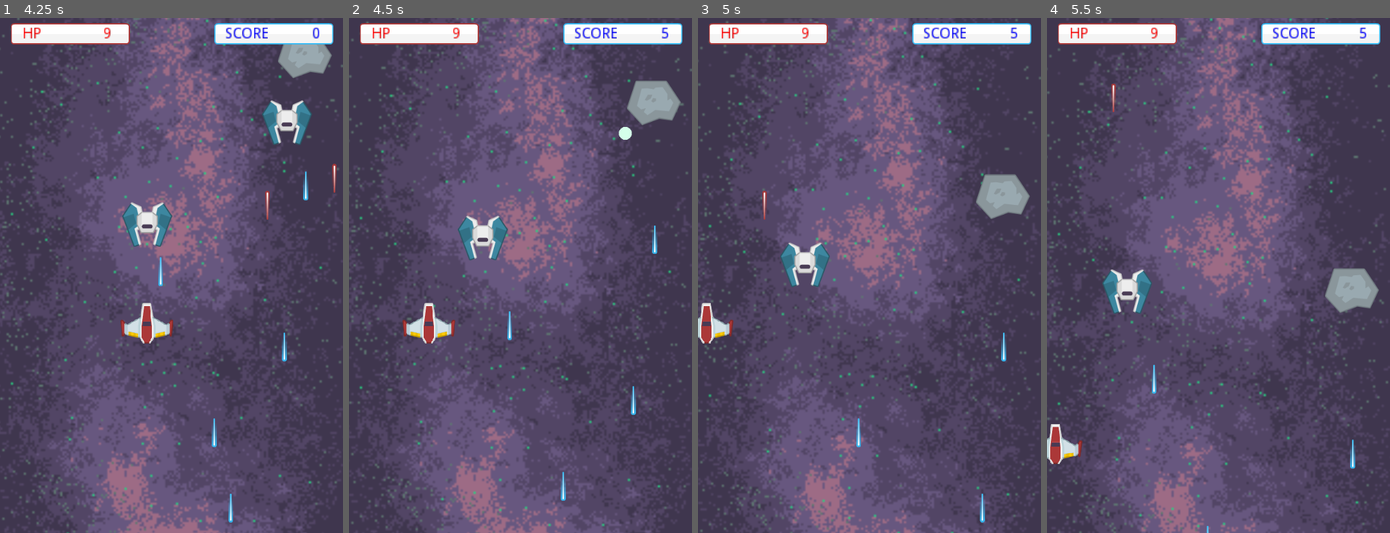
Above: before the commit, frames 1-4 (left to right).
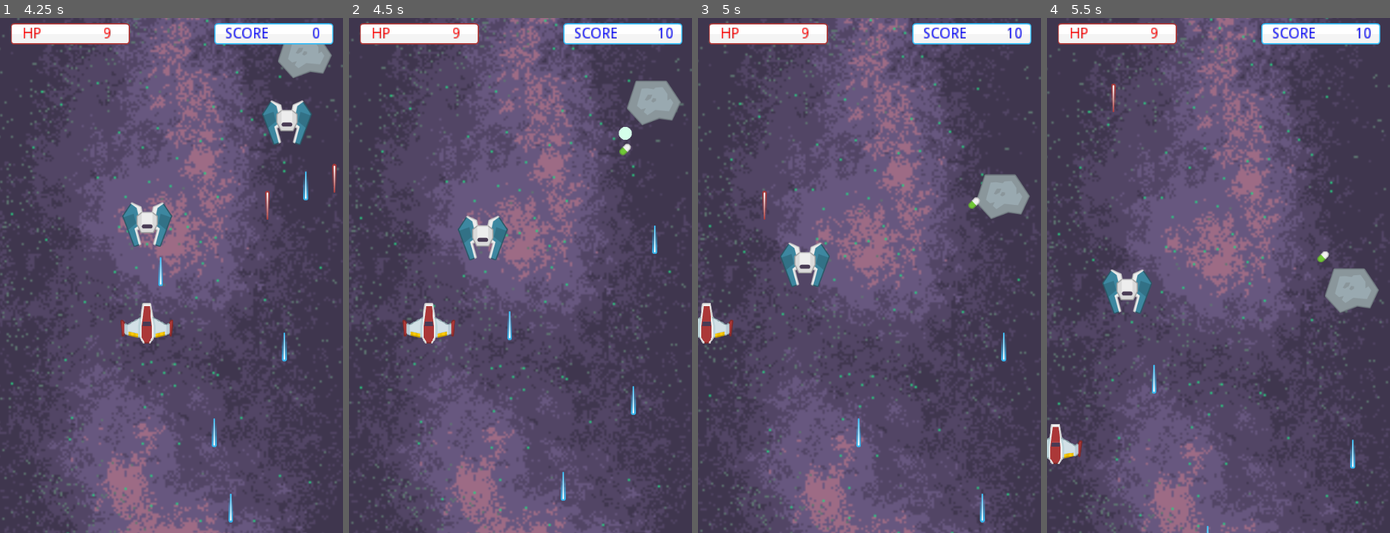
Above: after the commit, the same moments.

Repository: yang-official/super-secret-star-project
Game: Godot game, scene res://levels/demo_level.tscn
Same seed, same stepped clock (60 frames per second), same inputs: the game is played once before the commit and once after it. The project has no main scene, so this scene is started directly.
Inputs (mouse positions are in pixels of both pictures, inside the frame that each line leads up to):
- Up to frame 1 (4.25 s): tap Enter at 0.5 s; move the mouse to (246, 249) at 0.52 s; hold Right (ui_right) 0.53-1.28 s; tap Space at 0.77, 1.52, 3.02, 3.77 s; move the mouse to (102, 301) at 1.27 s; hold Down (ui_down) 1.28-2.03 s; move the mouse to (205, 162) at 2.02 s; hold Right (ui_right) 2.03-2.78 s; move the mouse to (154, 378) at 2.77 s; hold Up (ui_up) 2.78-3.53 s; move the mouse to (274, 352) at 3.52 s; hold Left (ui_left) from 3.53 s (still down)
- Up to frame 2 (4.5 s): keep holding Left (ui_left); move the mouse to (417, 198) at 4.27 s
- Up to frame 3 (5 s): keep holding Left (ui_left); tap Space at 4.52 s
- Up to frame 4 (5.5 s): move the mouse to (1235, 275) at 5.02 s; release Left (ui_left) at 5.03 s; hold Down (ui_down) from 5.03 s (still down)

Frame 1 is identical in both runs. In frame 2, 0.1% of the frame differs, in the area x 78-95%, y 1-27%; in frame 3, 0.1%; in frame 4, 0.1%.

Commit message:
fixed drops

Diff:
--- a/entities/enemy/Drone.gd
+++ b/entities/enemy/Drone.gd
@@ -1,11 +1,13 @@
 # Drone
 # Handles behavior of simple drone enemy
-
 extends "res://entities/enemy/Enemy.gd"
 
 const laser_drone = preload("res://entities/gun/laser_drone.tscn")
 var can_shoot = true
 var view_size = get_viewport_rect().size
+const drops = [
+	preload("res://entities/powerups/powerup_hp.tscn")
+]
 
 func _ready():
 	pass
@@ -18,6 +20,15 @@
 		velocity.x = -velocity.x
 	if can_shoot:
 		shoot()
+
+func set_HP(new_value):
+	HP = new_value
+	if HP <= 0:
+		create_explosion()
+		get_node("/root/demo_level/HUD/score").score += 10
+		spawn_drop()
+		queue_free()
+	pass
 
 func shoot():
 	var pos = get_node("gun").get_global_position()
@@ -33,3 +44,10 @@
 	var laser = laser_drone.instance()
 	laser.set_position(pos)
 	stage_node.add_child(laser)
+
+func spawn_drop():
+	var pos = get_node("gun").get_global_position()
+	var stage_node = get_parent()
+	var drop = drops[0].instance()
+	drop.set_position(pos)
+	stage_node.add_child(drop)
--- a/entities/enemy/Enemy.gd
+++ b/entities/enemy/Enemy.gd
@@ -6,9 +6,6 @@
 export var HP = 2 setget set_HP
 export var velocity = Vector2()
 const explosion = preload("res://entities/effects/explosion.tscn")
-const drops = [
-	preload("res://entities/powerups/powerup_hp.tscn")
-]
 
 func _ready():
 	set_process(true)
@@ -27,9 +24,6 @@
 	if HP <= 0:
 		create_explosion()
 		get_node("/root/demo_level/HUD/score").score += 5
-		var drop = drops[0].instance()
-		drop.set_position(get_position())
-		#get_node("demo_level").add_child(drop)
 		queue_free()
 	pass
 
